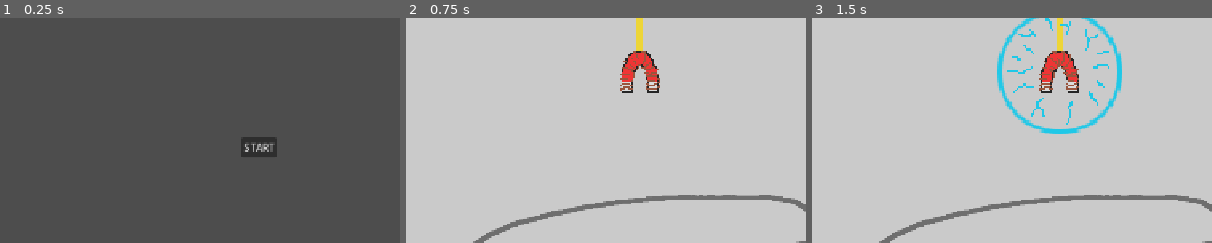
Above: before the commit, frames 1-3 (left to right).
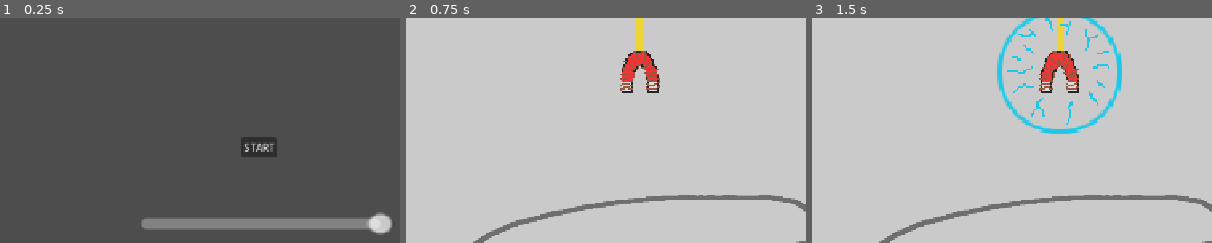
Above: after the commit, the same moments.

Repository: KeaganErasmus/Clod-Godo-Wild-Jam-99
Game: Godot game, scene res://Scenes/menu/starting_menu.tscn
Two runs of this game, one before a commit and one after it. Both use one fixed random seed, a clock stepped at 60 frames per second and the inputs below.
Inputs (mouse positions are % of the whole screen's width and height, from its top left):
- Up to frame 1 (0.25 s): no input
- Up to frame 2 (0.75 s): click "START" at 0.5 s
- Up to frame 3 (1.5 s): tap Enter at 1.25 s; move the mouse to (72, 45) at 1.27 s; hold D (move_right) from 1.28 s (still down); hold Space (magnetize) from 1.28 s (still down); click (72, 45) at 1.42 s
The pictures show only the part of the screen within x 18-68%, y 21-71%; the shares and areas given below are measured in that part.

The runs differ from the first frame. In frame 1, 3.2% of the frame differs, in the area x 35-98%, y 86-97%; in frame 2, nothing differs; in frame 3, nothing differs.

Commit message:
feat(): add music slider

Diff:
--- a/Scenes/menu/starting_menu.gd
+++ b/Scenes/menu/starting_menu.gd
@@ -1,4 +1,12 @@
 extends CanvasLayer
+
+func _ready() -> void:
+	$MusicVolume.value = 1
+	Global._set_music_volume($MusicVolume.value)
 
 func _on_button_pressed() -> void:
 	Global._start_game()
+
+
+func _on_music_volume_value_changed(value: float) -> void:
+	Global._set_music_volume(value)
--- a/Scenes/menu/starting_menu.tscn
+++ b/Scenes/menu/starting_menu.tscn
@@ -23,4 +23,15 @@
 text = "START"
 script = ExtResource("2_hytgr")
 
+[node name="MusicVolume" type="HSlider" parent="." unique_id=1146893911]
+offset_left = 451.0
+offset_top = 465.0
+offset_right = 602.0
+offset_bottom = 481.0
+scale = Vector2(2.6799974, 2.2399976)
+max_value = 1.0
+step = 0.001
+value = 1.0
+
 [connection signal="pressed" from="Button" to="." method="_on_button_pressed"]
+[connection signal="value_changed" from="MusicVolume" to="." method="_on_music_volume_value_changed"]
--- a/global.gd
+++ b/global.gd
@@ -115,6 +115,9 @@
 	get_tree().change_scene_to_packed.call_deferred(you_lose_scene)
 	MusicPlayer._stop_all_music()
 
+func _set_music_volume(value: float) -> void:
+	MusicPlayer._set_music_volume(value)
+
 ########################################
 ###          GLOBAL SIGNALS          ###
 ########################################
--- a/music/music_player.gd
+++ b/music/music_player.gd
@@ -27,3 +27,8 @@
 func _play_transition_music():
 	transition_music.play()
 	_stop_other_music(transition_music)
+
+func _set_music_volume(volume: float) -> void:
+	#gameplay_music.set_volume_db(volume)
+	var db = -pow(100.0 - volume, 1)
+	AudioServer.set_bus_volume_db(0, linear_to_db(volume))
